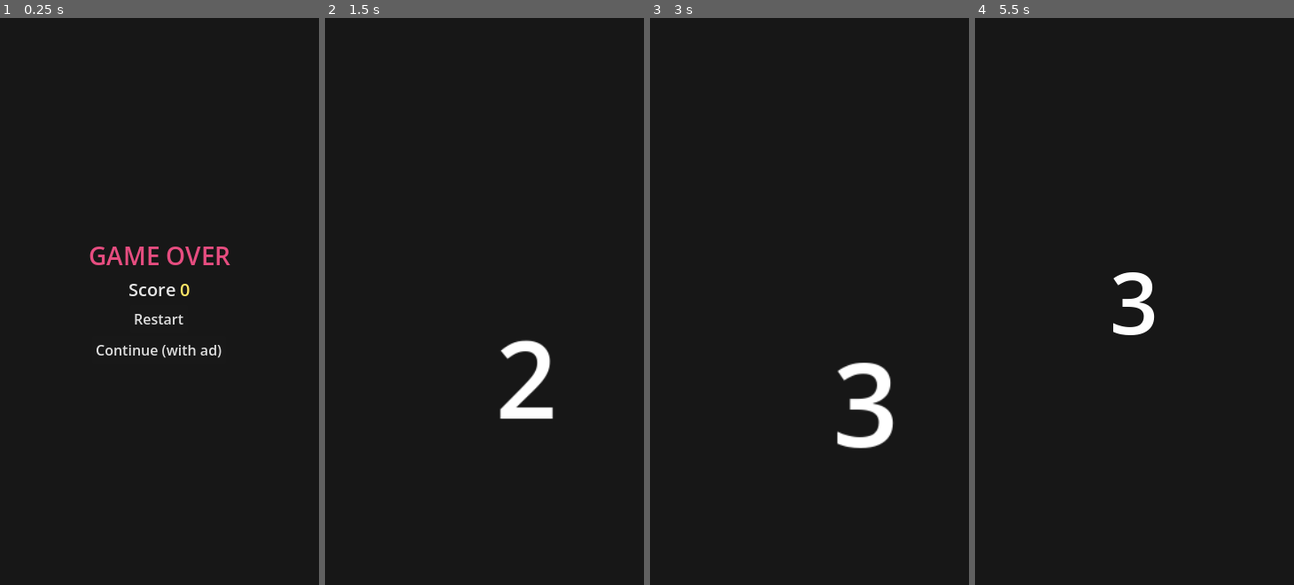
Above: before the commit, frames 1-4 (left to right).
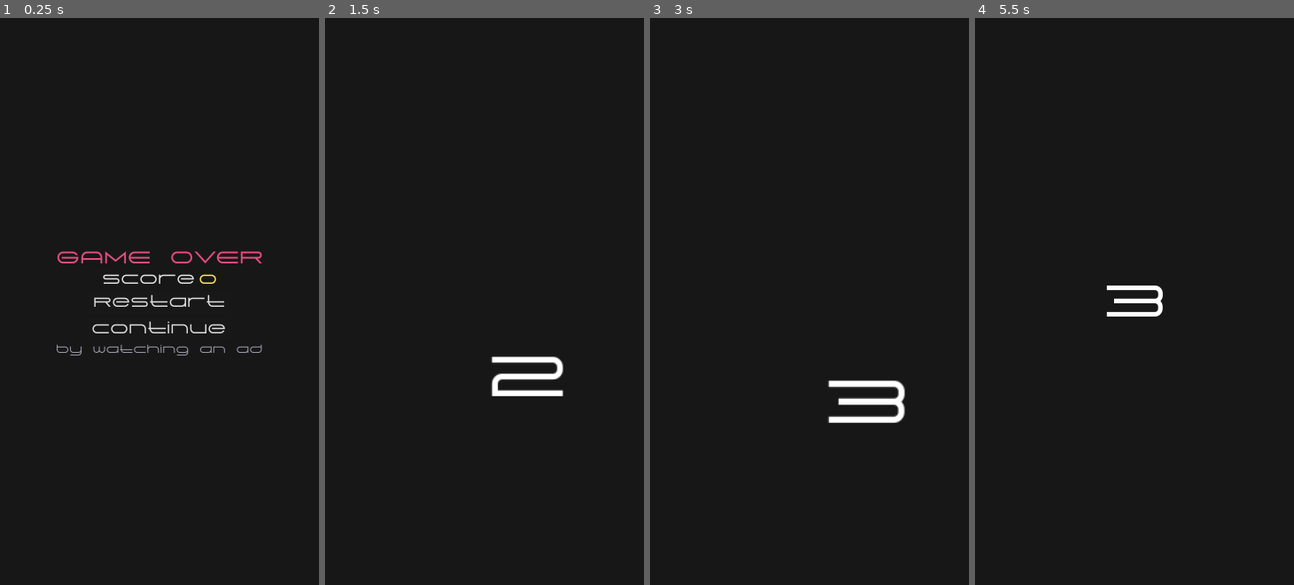
Above: after the commit, the same moments.

Repository: Differin3/Lumen-Cascade
Game: Godot game, scene res://scenes/ui/game_over.tscn
Two runs of this game, one before a commit and one after it. Both use one fixed random seed, a clock stepped at 60 frames per second and the inputs below. This scene is started directly instead of the project's main scene.
Inputs (mouse positions are in pixels of both pictures, inside the frame that each line leads up to):
- Up to frame 1 (0.25 s): no input
- Up to frame 2 (1.5 s): click "Restart" at 0.5 s; move the mouse to (554, 273) at 1.27 s; hold Right (ui_right) from 1.28 s (still down); hold Shift (boost) from 1.28 s (still down); click (554, 273) at 1.42 s
- Up to frame 3 (3 s): release Right (ui_right) at 2 s; release Shift (boost) at 2 s; drag from (745, 329) to (793, 414) at 2.02 s; click "Restart" at 2.75 s
- Up to frame 4 (5.5 s): move the mouse to (1166, 176) at 3.52 s; press the mouse at (1166, 176) at 3.53 s; hold Right (ui_right) 3.53-4.25 s; release the mouse at (1166, 176) at 4.25 s; drag from (1118, 414) to (1038, 216) at 4.27 s; click "Restart" at 5 s

The runs differ from the first frame. In frame 1, 2.9% of the frame differs, in the area x 17-83%, y 40-60%; in frame 2, 1.7%; in frame 3, 1.9%; in frame 4, 1.0%.

Commit message:
Создан баннер
assets/lumen_cascade_title.png с названием в космическом стиле и он добавлен в README.
Важно: GitHub не позволяет подключать свои шрифты в Markdown — текст отображается только как картинка. Текущий баннер — имитация стиля. Чтобы использовать именно шрифт Project Space, можно сделать так:
Запустить игру, открыть главное меню.
Сделать скриншот заголовка «Lumen Cascade».
Сохранить скриншот как assets/lumen_cascade_title.png (заменив текущий файл).
Тогда на GitHub будет отображаться тот же шрифт, что и в игре.

Diff:
--- /dev/null
+++ b/assets/theme/cosmic_font_bold.tres
@@ -0,0 +1,7 @@
+[gd_resource type="FontVariation" load_steps=2 format=3]
+
+[ext_resource type="FontFile" path="res://assets/fonts/Project Space Font/Project Space.ttf" id="1_font"]
+
+[resource]
+base_font = ExtResource("1_font")
+variation_embolden = 0.35
--- /dev/null
+++ b/assets/theme/cosmic_theme.tres
@@ -0,0 +1,7 @@
+[gd_resource type="Theme" load_steps=2 format=3]
+
+[ext_resource type="Resource" path="res://assets/theme/cosmic_font_bold.tres" id="1_font"]
+
+[resource]
+default_font = ExtResource("1_font")
+default_font_size = 12
--- a/project.godot
+++ b/project.godot
@@ -34,6 +34,10 @@
 window/size/viewport_height=640
 window/size/initial_position_type=0
 window/stretch/mode="viewport"
+
+[gui]
+
+theme/custom="res://assets/theme/cosmic_theme.tres"
 
 [input]
 
--- a/scenes/ui/HUD.tscn
+++ b/scenes/ui/HUD.tscn
@@ -120,10 +120,10 @@
 "speed": 10.0
 }]
 
-[node name="Hud" type="CanvasLayer" groups=["hud"]]
+[node name="Hud" type="CanvasLayer" unique_id=2146425207 groups=["hud"]]
 script = ExtResource("1_5t7tm")
 
-[node name="Hud_Root_TopBar#HpBar" type="TextureProgressBar" parent="."]
+[node name="Hud_Root_TopBar#HpBar" type="TextureProgressBar" parent="." unique_id=1488976598]
 offset_left = 5.0
 offset_top = 8.0
 offset_right = 349.0
@@ -134,7 +134,7 @@
 texture_progress = ExtResource("3_0i1pc")
 texture_progress_offset = Vector2(14, 0)
 
-[node name="TextureProgressBar_shield" type="TextureProgressBar" parent="."]
+[node name="TextureProgressBar_shield" type="TextureProgressBar" parent="." unique_id=1886902497]
 offset_left = 5.0
 offset_top = 27.0
 offset_right = 349.0
@@ -145,21 +145,23 @@
 texture_progress_offset = Vector2(14, 2)
 tint_over = Color(0.98, 0.98, 0.98, 1)
 
-[node name="Hud_Root_TopBar_ScoreBG#ScoreLabel" type="Label" parent="."]
+[node name="Hud_Root_TopBar_ScoreBG#ScoreLabel" type="Label" parent="." unique_id=357548101]
 anchors_preset = 15
 anchor_right = 1.0
 anchor_bottom = 1.0
-offset_left = 24.0
-offset_top = 47.0
-offset_right = -310.0
-offset_bottom = -569.0
+offset_top = 45.0
+offset_right = -224.0
+offset_bottom = -566.2729
 grow_horizontal = 2
 grow_vertical = 2
+scale = Vector2(0.6559085, 0.87025785)
+theme_override_font_sizes/font_size = 14
 text = "0"
 horizontal_alignment = 1
 vertical_alignment = 1
+text_overrun_behavior = 3
 
-[node name="Hud#Root" type="MarginContainer" parent="."]
+[node name="Hud#Root" type="MarginContainer" parent="." unique_id=552235079]
 visible = false
 anchors_preset = 15
 anchor_right = 1.0
@@ -169,7 +171,7 @@
 grow_horizontal = 2
 grow_vertical = 2
 
-[node name="Hud_Root#TopBar" type="VBoxContainer" parent="."]
+[node name="Hud_Root#TopBar" type="VBoxContainer" parent="." unique_id=906764510]
 visible = false
 anchors_preset = 10
 anchor_right = 1.0
@@ -178,7 +180,7 @@
 offset_bottom = 53.0
 grow_horizontal = 2
 
-[node name="rocket buff_Sprite" type="AnimatedSprite2D" parent="."]
+[node name="rocket buff_Sprite" type="AnimatedSprite2D" parent="." unique_id=1821907937]
 visible = false
 position = Vector2(80, 16)
 scale = Vector2(0.4, 0.4)
--- a/scenes/ui/game_over.tscn
+++ b/scenes/ui/game_over.tscn
@@ -33,7 +33,7 @@
 layout_mode = 2
 size_flags_horizontal = 4
 theme_override_colors/font_color = Color(0.9, 0.3, 0.5, 1)
-theme_override_font_sizes/font_size = 28
+theme_override_font_sizes/font_size = 18
 text = "GAME OVER"
 horizontal_alignment = 1
 vertical_alignment = 1
@@ -46,13 +46,13 @@
 [node name="ScoreText" type="Label" parent="CenterContainer/VBoxContainer/ContentContainer/ScoreContainer" unique_id=1538604646]
 layout_mode = 2
 theme_override_colors/font_color = Color(0.9, 0.9, 0.9, 1)
-theme_override_font_sizes/font_size = 20
+theme_override_font_sizes/font_size = 14
 text = "Счёт:"
 
 [node name="ScoreValue" type="Label" parent="CenterContainer/VBoxContainer/ContentContainer/ScoreContainer" unique_id=1819183343]
 layout_mode = 2
 theme_override_colors/font_color = Color(1, 0.9, 0.4, 1)
-theme_override_font_sizes/font_size = 20
+theme_override_font_sizes/font_size = 14
 text = "0"
 horizontal_alignment = 1
 vertical_alignment = 1
@@ -60,9 +60,19 @@
 [node name="RestartButton" type="Button" parent="CenterContainer/VBoxContainer/ContentContainer" unique_id=1233852687]
 layout_mode = 2
 size_flags_horizontal = 4
+theme_override_font_sizes/font_size = 14
 text = "Начать заново"
 
 [node name="ContinueButton" type="Button" parent="CenterContainer/VBoxContainer/ContentContainer" unique_id=1700820268]
 layout_mode = 2
 size_flags_horizontal = 4
-text = "Продолжить (с рекламой)"
+theme_override_font_sizes/font_size = 14
+text = "Продолжить"
+
+[node name="AdNoteLabel" type="Label" parent="CenterContainer/VBoxContainer/ContentContainer" unique_id=1987654321]
+layout_mode = 2
+size_flags_horizontal = 4
+theme_override_colors/font_color = Color(0.6, 0.6, 0.65, 1)
+theme_override_font_sizes/font_size = 10
+text = "реклама"
+horizontal_alignment = 1
--- a/scenes/ui/main_menu.tscn
+++ b/scenes/ui/main_menu.tscn
@@ -96,7 +96,7 @@
 theme_override_constants/shadow_offset_x = 3
 theme_override_constants/shadow_offset_y = 3
 theme_override_constants/outline_size = 4
-theme_override_font_sizes/font_size = 48
+theme_override_font_sizes/font_size = 24
 text = "Lumen Cascade"
 horizontal_alignment = 1
 vertical_alignment = 1
@@ -104,14 +104,15 @@
 [node name="PilotLabel" type="Label" parent="CenterContainer/VBoxContainer/Window/ContentContainer"]
 layout_mode = 2
 size_flags_horizontal = 4
-theme_override_font_sizes/font_size = 20
+theme_override_font_sizes/font_size = 12
 horizontal_alignment = 1
 
 [node name="AuthBenefitsLabel" type="Label" parent="CenterContainer/VBoxContainer/Window/ContentContainer"]
 layout_mode = 2
 size_flags_horizontal = 4
-theme_override_font_sizes/font_size = 14
+theme_override_font_sizes/font_size = 12
 text = "Сохранить прогресс в облаке, таблица лидеров"
+autowrap_mode = 3
 horizontal_alignment = 1
 
 [node name="AuthButton" type="Button" parent="CenterContainer/VBoxContainer/Window/ContentContainer"]
--- a/scenes/ui/pause_menu.tscn
+++ b/scenes/ui/pause_menu.tscn
@@ -33,7 +33,7 @@
 layout_mode = 2
 size_flags_horizontal = 4
 theme_override_colors/font_color = Color(0.7, 0.8, 1, 1)
-theme_override_font_sizes/font_size = 28
+theme_override_font_sizes/font_size = 18
 text = "Пауза"
 horizontal_alignment = 1
 vertical_alignment = 1
@@ -41,9 +41,11 @@
 [node name="ResumeButton" type="Button" parent="CenterContainer/VBoxContainer/ContentContainer"]
 layout_mode = 2
 size_flags_horizontal = 4
+theme_override_font_sizes/font_size = 14
 text = "Продолжить"
 
 [node name="RestartButton" type="Button" parent="CenterContainer/VBoxContainer/ContentContainer"]
 layout_mode = 2
 size_flags_horizontal = 4
+theme_override_font_sizes/font_size = 14
 text = "Начать заново"
--- a/scripts/AudioManager.gd
+++ b/scripts/AudioManager.gd
@@ -100,8 +100,10 @@
 # Полная остановка всех звуков (требование Яндекс Игр)
 func stop_all_audio() -> void:
 	for player in _registered_players:
-		if player.playing:
-			player.stop()
+		if is_instance_valid(player):
+			player.stream_paused = false  # сбрасываем перед stop для чистого состояния
+			if player.playing:
+				player.stop()
 
 	# Очищаем список приостановленных плееров
 	_paused_players.clear()
@@ -130,8 +132,10 @@
 # Воспроизведение только музыки
 func play_music() -> void:
 	for player in _music_players:
-		if is_instance_valid(player) and not player.playing:
-			player.play()
+		if is_instance_valid(player):
+			player.stream_paused = false  # сбрасываем паузу (важно после рекламы/stop_all)
+			if not player.playing:
+				player.play()
 
 # Воспроизведение звука с учетом типа
 func play_sound(sound_type: SoundType = SoundType.SFX) -> void:
--- a/scripts/game_over.gd
+++ b/scripts/game_over.gd
@@ -6,6 +6,7 @@
 @onready var score_value_label: Label = $CenterContainer/VBoxContainer/ContentContainer/ScoreContainer/ScoreValue
 @onready var restart_button: Button = $CenterContainer/VBoxContainer/ContentContainer/RestartButton
 @onready var continue_button: Button = $CenterContainer/VBoxContainer/ContentContainer/ContinueButton
+@onready var ad_note_label: Label = $CenterContainer/VBoxContainer/ContentContainer/AdNoteLabel
 @onready var window_root: Control = $CenterContainer
 
 var final_score: int = 0
@@ -14,12 +15,15 @@
 
 
 func _ready() -> void:
+	process_mode = PROCESS_MODE_ALWAYS  # чтобы кнопки работали при паузе дерева (гонка с focus-out)
 	visible = true  # Сцена по умолчанию имеет visible=false, включаем при показе
 	title_label.text = tr("game_over_title")
 	score_text_label.text = tr("score_label")
 	restart_button.text = tr("restart_btn")
 	if continue_button:
 		continue_button.text = tr("continue_btn")
+	if ad_note_label:
+		ad_note_label.text = tr("continue_ad_note")
 	restart_button.pressed.connect(_on_restart_pressed)
 	if continue_button:
 		continue_button.pressed.connect(_on_continue_pressed)
@@ -37,7 +41,7 @@
 	countdown_label.anchor_bottom = 1.0
 	countdown_label.grow_horizontal = Control.GROW_DIRECTION_BOTH
 	countdown_label.grow_vertical = Control.GROW_DIRECTION_BOTH
-	countdown_label.add_theme_font_size_override("font_size", 96)
+	countdown_label.add_theme_font_size_override("font_size", 48)
 	add_child(countdown_label)
 
 	# Инициализируем SDK Яндекс Игр (только веб)
--- a/scripts/main.gd
+++ b/scripts/main.gd
@@ -356,9 +356,19 @@
 	damage_fx_amount = clamp(damage_fx_amount + amount, 0.0, 1.0)
 
 
+func _start_music_after_continue() -> void:
+	if audio_manager:
+		audio_manager.play_music()
+
+
 func on_player_destroyed():
 	print("Игрок уничтожен!")
 	_game_over_active = true
+	# Сбрасываем паузу и убираем меню паузы, чтобы Game Over был интерактивен (гонка с focus-out)
+	get_tree().paused = false
+	for child in get_children():
+		if child.name == "PauseMenu":
+			child.queue_free()
 	if audio_manager:
 		audio_manager.stop_all_audio()
 	if yandex_games:
@@ -382,7 +392,7 @@
 	_game_over_active = false
 	get_tree().paused = false
 	if audio_manager:
-		audio_manager.play_music()
+		call_deferred("_start_music_after_continue")
 	if yandex_games:
 		yandex_games.gameplay_start()
 	var p = player_scene.instantiate()
@@ -392,6 +402,15 @@
 	add_child(p)
 	player = p
 	player.position = player_final_position
+	# Обновляем HUD: полоска HP и сброс щита/ракет
+	var hud = get_tree().get_first_node_in_group("hud")
+	if hud:
+		if hud.has_method("animate_hp_fill"):
+			hud.animate_hp_fill(4, 1.2)
+		if hud.has_method("set_shield"):
+			hud.set_shield(0)
+		if hud.has_method("set_rocket_buff_active"):
+			hud.set_rocket_buff_active(false)
 	if enemy_timer:
 		enemy_timer.start()
 	if rocket_buff_timer:
--- a/translations/game_ui.csv
+++ b/translations/game_ui.csv
@@ -2,7 +2,8 @@
 game_over_title,GAME OVER,ИГРА ОКОНЧЕНА
 score_label,Score,Счёт
 restart_btn,Restart,Начать заново
-continue_btn,Continue (with ad),Продолжить (с рекламой)
+continue_btn,Continue,Продолжить
+continue_ad_note,by watching an ad,за просмотр рекламы
 play_btn,Play,Играть
 menu_title,Lumen Cascade,Lumen Cascade
 pause_title,Paused,Пауза
Not shown, changed: Music/spaceship shooter .ogg.import
Not shown, added: assets/fonts/Project Space Font/OFL-FAQ.txt
Not shown, added: assets/fonts/Project Space Font/OFL.txt
Binary file added: assets/fonts/Project Space Font/Project Space.otf
Not shown, added: assets/fonts/Project Space Font/Project Space.otf.import
Binary file added: assets/fonts/Project Space Font/Project Space.ttf
Not shown, added: assets/fonts/Project Space Font/Project Space.ttf.import
Not shown: 1 places in scenes/ui/HUD.tscn that only renumber resources
Not shown, changed: translations/game_ui.csv.import
Binary file changed: translations/game_ui.en.translation
Binary file changed: translations/game_ui.ru.translation
Not shown, changed: web_bild/index.apple-touch-icon.png.import
(and 6 more such lines)
